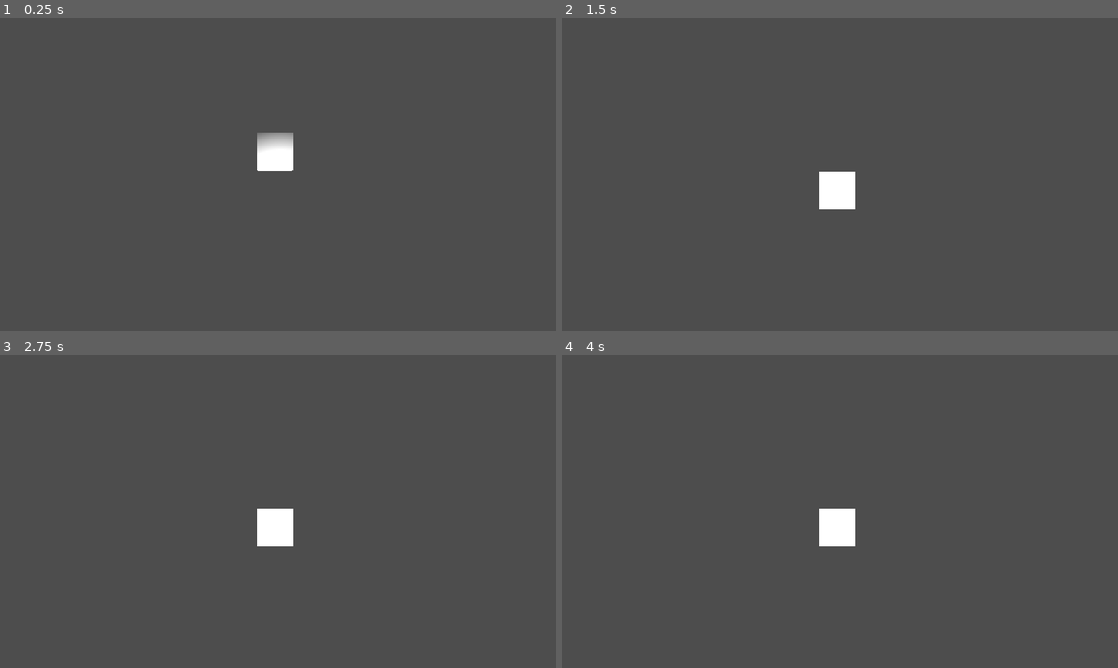
Above: before the commit, frames 1-4 (two rows, left to right).
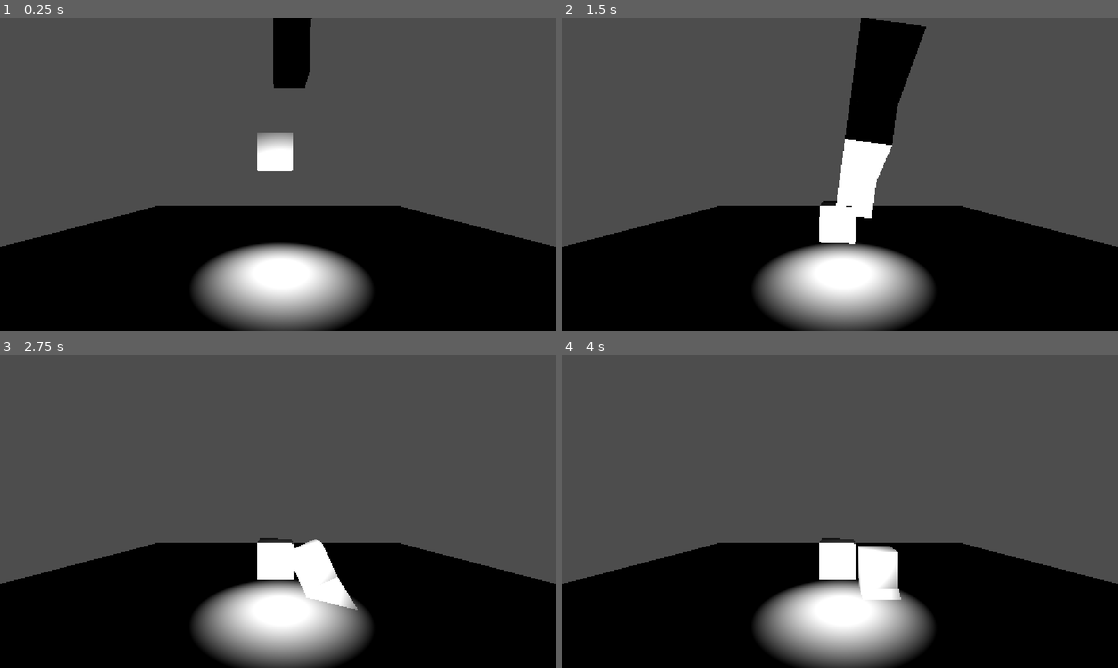
Above: after the commit, the same moments.

Repository: sunburntsnowman/Find-The
Game: Godot game, scene res://node_3d.tscn
The game is run twice, just before and just after one commit, with the same random seed, the same clock (stepped at 60 frames per second) and the same inputs.
Inputs:
- Up to frame 1 (0.25 s): no input
- Up to frame 2 (1.5 s): no input
- Up to frame 3 (2.75 s): no input
- Up to frame 4 (4 s): tap Enter at 3.5 s

The runs differ from the first frame. In frame 1, 36% of the frame differs, in the area x 0-100%, y 0-100%; in frame 2, 40%; in frame 3, 35%; in frame 4, 35%.

Commit message:
messed around with hitboxes

Diff:
--- /dev/null
+++ b/meshtest.tscn
@@ -0,0 +1,10 @@
+[gd_scene format=3 uid="uid://dpv2rv0gwi2sw"]
+
+[ext_resource type="PackedScene" uid="uid://dux8gdjtmfx0b" path="res://meshtest1.glb" id="1_w4mlk"]
+
+[sub_resource type="BoxShape3D" id="BoxShape3D_g4v7s"]
+
+[node name="meshtest" unique_id=837463848 instance=ExtResource("1_w4mlk")]
+
+[node name="CollisionShape3D" type="CollisionShape3D" parent="." index="1" unique_id=1040735422]
+shape = SubResource("BoxShape3D_g4v7s")
--- a/node_3d.tscn
+++ b/node_3d.tscn
@@ -2,16 +2,24 @@
 
 [ext_resource type="PackedScene" uid="uid://nmo6d2xt0lqa" path="res://box.tscn" id="1_a202f"]
 [ext_resource type="Script" uid="uid://c6pw53hwxhwrn" path="res://box.gd" id="2_noarx"]
+[ext_resource type="PackedScene" uid="uid://dpv2rv0gwi2sw" path="res://meshtest.tscn" id="3_a0tk4"]
 
 [sub_resource type="BoxShape3D" id="BoxShape3D_yf5fn"]
+size = Vector3(35, 0.25, 35)
+
+[sub_resource type="PlaneMesh" id="PlaneMesh_g4v7s"]
+size = Vector2(35, 35)
 
 [node name="Node3D" type="Node3D" unique_id=1584529904]
 
 [node name="Ground" type="StaticBody3D" parent="." unique_id=1871249286]
 
 [node name="CollisionShape3D" type="CollisionShape3D" parent="Ground" unique_id=813054057]
-transform = Transform3D(5, 0, 0, 0, 5, 0, 0, 0, 5, 0, 0.22928071, 0)
+transform = Transform3D(5, 0, 0, 0, 5, 0, 0, 0, 5, 0, 0.22928071, 0.0408175)
 shape = SubResource("BoxShape3D_yf5fn")
+
+[node name="MeshInstance3D" type="MeshInstance3D" parent="Ground" unique_id=762037902]
+mesh = SubResource("PlaneMesh_g4v7s")
 
 [node name="Box" parent="." unique_id=282550211 instance=ExtResource("1_a202f")]
 transform = Transform3D(1, 0, 0, 0, 1, 0, 0, 0, 1, -0.16085577, 6.0906377, 0.06966758)
@@ -23,3 +31,6 @@
 [node name="OmniLight3D" type="OmniLight3D" parent="." unique_id=1758822602]
 transform = Transform3D(1, 0, 0, 0, 1, 0, 0, 0, 1, 0.15447521, 2.8450017, 2.4084435)
 light_energy = 16.0
+
+[node name="meshtest" parent="." unique_id=837463848 instance=ExtResource("3_a0tk4")]
+transform = Transform3D(1, 0, 0, 0, 1, 0, 0, 0, 1, 0.72299194, 11.441033, 0)
Binary file added: meshtest1.glb
Not shown, added: meshtest1.glb.import
